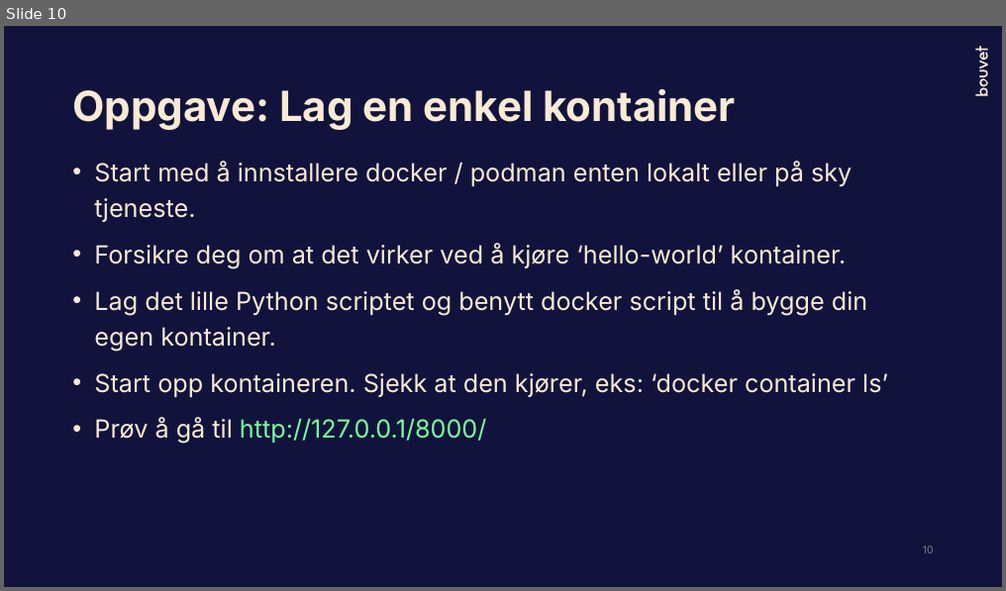
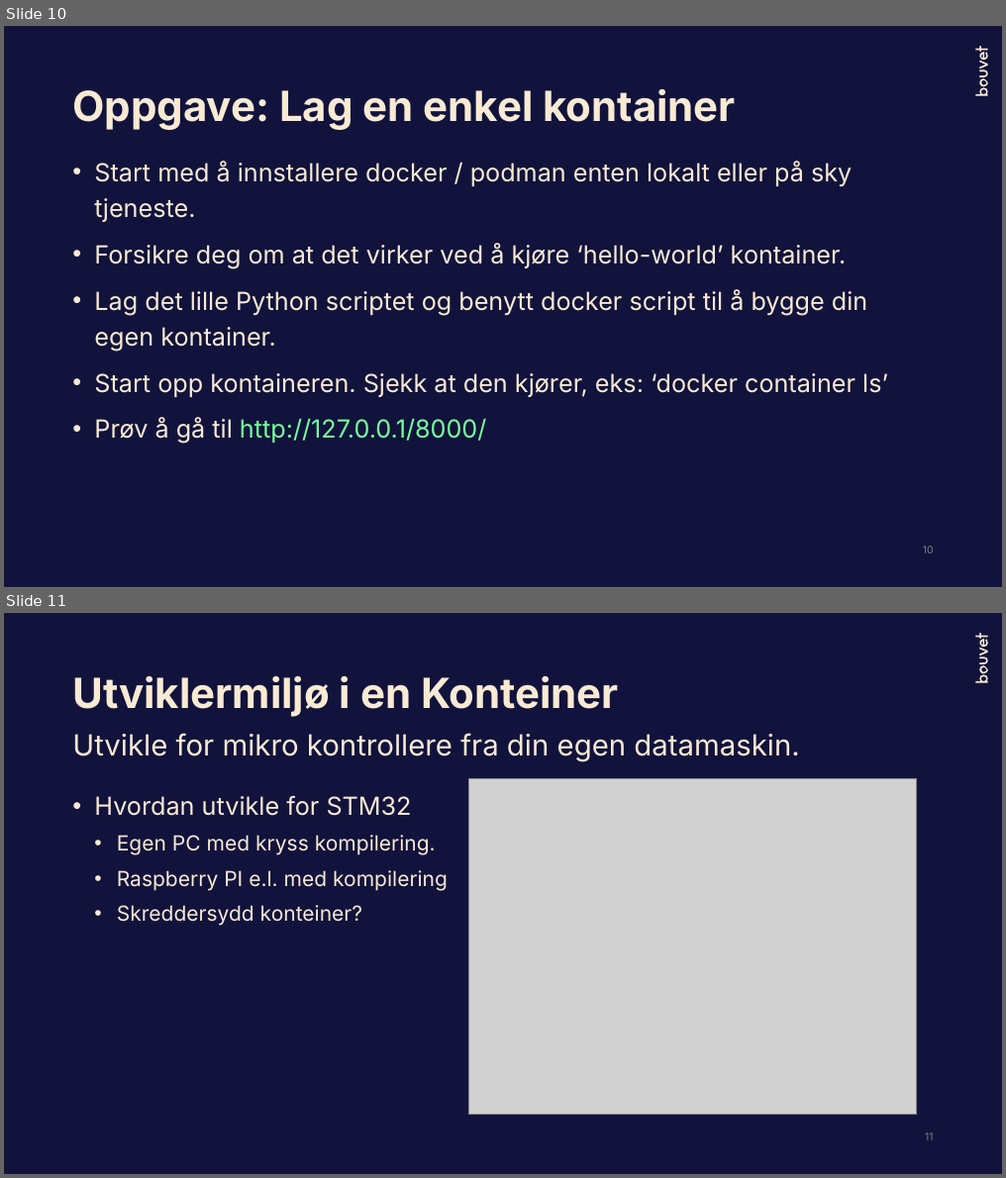
Before and after one commit to Bouvet-deler/container-workshop, a slide deck: part1/DockerWorkshop_Høsten2023.pptx. Shown one above the other, each under a label of ours: slide 10 before the commit, slides 10 and 11 after it. The pictures are 1006x591 and 1006x1178 pixels, drawn with LibreOffice and Linux fonts; fonts in the diff are those of the drawing; grey boxes stand for pictures. Boxes give left, top, right and bottom in pixels: in the first picture for what was removed or moved away, otherwise in the second. Text is boxed around its words. In the diff, an @@ line names an element or a change of style, - is before the commit and + after.

```diff
--- a/part1/DockerWorkshop_Høsten2023.pptx
+++ b/part1/DockerWorkshop_Høsten2023.pptx
@@ slide 11 added at (4,613,1002,1174), background #11133C; not listed: 3 template elements that a slide beside it also shows @@
@@ title added at (72,676,619,717), 40 pt, text #F9EAD3, bold @@
+Utviklermiljø i en Konteiner
@@ text added at (72,733,799,762), 28 pt, text #F9EAD3 @@
+Utvikle for mikro kontrollere fra din egen datamaskin.
@@ picture added at (469,779,917,1115) @@
@@ text added at (94,796,448,926), 20 pt, text #F9EAD3 @@
+• Hvordan utvikle for STM32
+  • Egen PC med kryss kompilering.
+  • Raspberry PI e.l. med kompilering
+  • Skreddersydd konteiner?
@@ page number added at (925,1133,933,1141), 10 pt, text #808080 @@
+11
```
Also in this commit, not shown: 3 other slides added, 1 other file.
